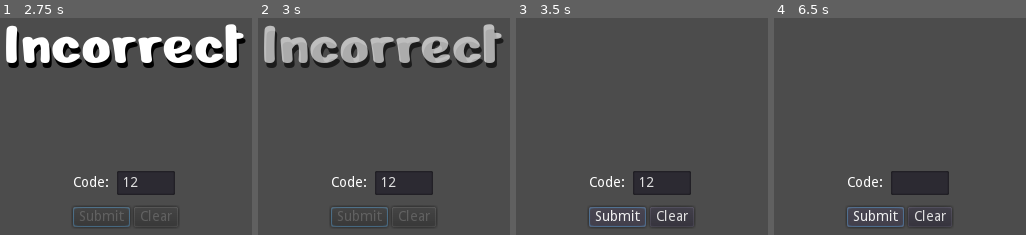
Above: before the commit, frames 1-4 (left to right).
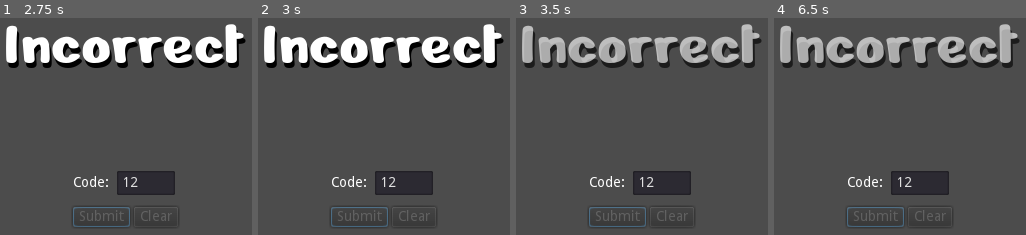
Above: after the commit, the same moments.

Repository: the-g-force/thanks-for-unlock
Game: Godot game, scene res://src/MainScene.tscn
Same seed, same stepped clock (60 frames per second), same inputs: the game is played once before the commit and once after it.
Inputs (mouse positions are in pixels of both pictures, inside the frame that each line leads up to):
- Up to frame 1 (2.75 s): click (146, 182) at 0.52 s; type "12" at 0.6 s; click "Submit" at 1.25 s
- Up to frame 2 (3 s): tap Enter at 2.75 s
- Up to frame 3 (3.5 s): no input
- Up to frame 4 (6.5 s): click (930, 217) at 3.5 s, where only the run before the commit has a clickable "Clear"; click "Submit" at 4.25 s; tap Space at 5.75 s

Frame 1 is identical in both runs. In frame 2, 9.4% of the frame differs, in the area x 2-98%, y 2-24%; in frame 3, 11%; in frame 4, 11%, in the area x 2-98%, y 2-94%.

Commit message:
Add sfx

Diff:
--- a/project/src/MainScene.tscn
+++ b/project/src/MainScene.tscn
@@ -1,7 +1,9 @@
-[gd_scene load_steps=7 format=2]
+[gd_scene load_steps=9 format=2]
 
 [ext_resource path="res://src/MainScene.gd" type="Script" id=1]
 [ext_resource path="res://assets/fonts/Nerko_One/NerkoOne-Regular.ttf" type="DynamicFontData" id=2]
+[ext_resource path="res://assets/sfx/yay.wav" type="AudioStream" id=3]
+[ext_resource path="res://assets/sfx/lose.wav" type="AudioStream" id=4]
 
 [sub_resource type="DynamicFont" id=1]
 size = 64
@@ -12,7 +14,7 @@
 font_data = ExtResource( 2 )
 
 [sub_resource type="Animation" id=3]
-length = 2.0
+length = 2.5
 tracks/0/type = "method"
 tracks/0/path = NodePath(".")
 tracks/0/interp = 1
@@ -20,7 +22,7 @@
 tracks/0/imported = false
 tracks/0/enabled = true
 tracks/0/keys = {
-"times": PoolRealArray( 0, 2 ),
+"times": PoolRealArray( 0, 2.5 ),
 "transitions": PoolRealArray( 1, 1 ),
 "values": [ {
 "args": [  ],
@@ -37,10 +39,24 @@
 tracks/1/imported = false
 tracks/1/enabled = true
 tracks/1/keys = {
-"times": PoolRealArray( 0, 0.5, 1.5, 2 ),
+"times": PoolRealArray( 0, 0.5, 2, 2.5 ),
 "transitions": PoolRealArray( 1, 1, 1, 1 ),
 "update": 0,
 "values": [ Color( 1, 1, 1, 0 ), Color( 1, 1, 1, 1 ), Color( 1, 1, 1, 1 ), Color( 1, 1, 1, 0 ) ]
+}
+tracks/2/type = "audio"
+tracks/2/path = NodePath("AudioStreamPlayer")
+tracks/2/interp = 1
+tracks/2/loop_wrap = true
+tracks/2/imported = false
+tracks/2/enabled = true
+tracks/2/keys = {
+"clips": [ {
+"end_offset": 0.0,
+"start_offset": 0.0,
+"stream": ExtResource( 4 )
+} ],
+"times": PoolRealArray( 0 )
 }
 
 [sub_resource type="Animation" id=4]
@@ -83,6 +99,20 @@
 "update": 0,
 "values": [ Vector2( 33.5, -50.0373 ), Vector2( 33.5, 264.458 ) ]
 }
+tracks/3/type = "audio"
+tracks/3/path = NodePath("AudioStreamPlayer")
+tracks/3/interp = 1
+tracks/3/loop_wrap = true
+tracks/3/imported = false
+tracks/3/enabled = true
+tracks/3/keys = {
+"clips": [ {
+"end_offset": 0.0,
+"start_offset": 0.0,
+"stream": ExtResource( 3 )
+} ],
+"times": PoolRealArray( 0 )
+}
 
 [node name="MainScene" type="Control"]
 anchor_right = 1.0
@@ -182,5 +212,8 @@
 [node name="AnimationPlayer" type="AnimationPlayer" parent="."]
 anims/Incorrect = SubResource( 3 )
 anims/Success = SubResource( 4 )
+
+[node name="AudioStreamPlayer" type="AudioStreamPlayer" parent="."]
+stream = ExtResource( 4 )
 [connection signal="pressed" from="CodeEntryBox/ButtonBox/SubmitButton" to="." method="_on_SubmitButton_pressed"]
 [connection signal="pressed" from="CodeEntryBox/ButtonBox/ClearButton" to="." method="_on_ClearButton_pressed"]
Not shown, added: project/assets/sfx/lose.wav.import
Not shown, added: project/assets/sfx/yay.wav.import
Not shown, added: project/assets/sfx/lose.wav
Not shown, added: project/assets/sfx/yay.wav
